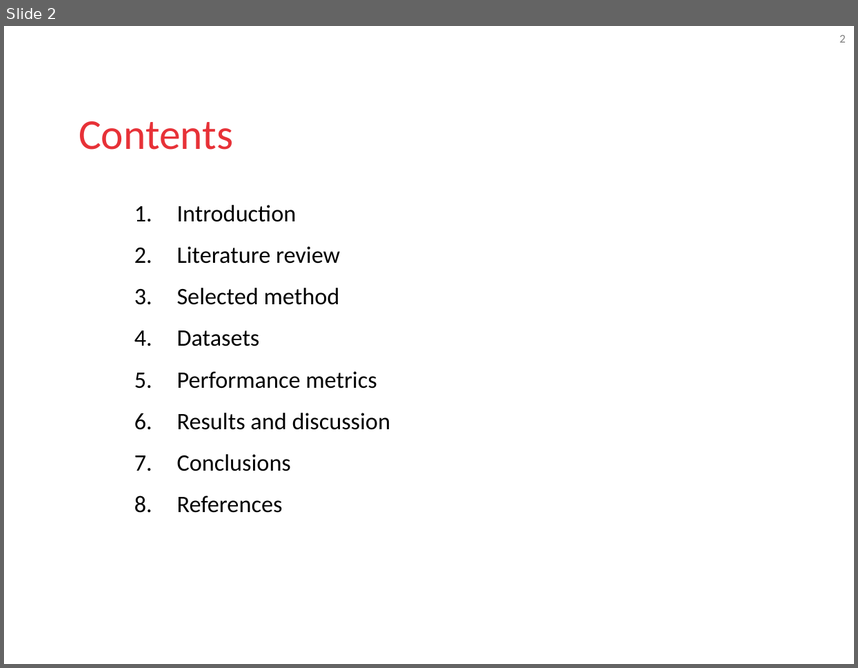
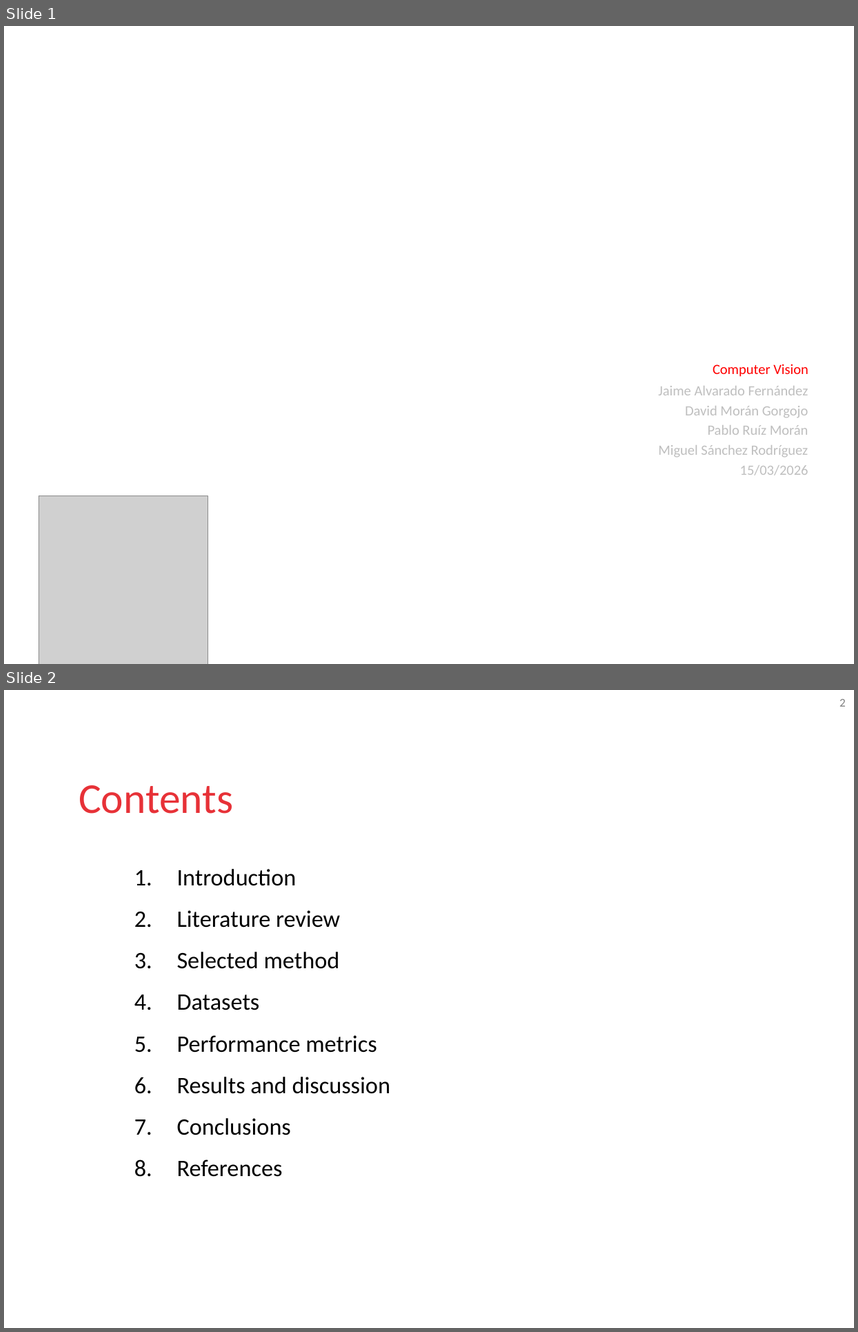
Before and after one commit to blooraayy/VA_RetoMichelin, a slide deck: docs/GIDIA_VA_Course_Project_Presentations.pptx. Shown one above the other, each under a label of ours: slide 2 before the commit, slides 1 and 2 after it. The pictures are 858x668 and 858x1332 pixels, drawn with LibreOffice and Linux fonts; fonts in the diff are those of the drawing; grey boxes stand for pictures; background and template pictures are left out. Boxes give left, top, right and bottom in pixels: in the first picture for what was removed or moved away, otherwise in the second. Text is boxed around its words. In the diff, an @@ line names an element or a change of style, - is before the commit and + after.

Commit message:
Selected Method Pablo, Literature Review Pablo & Datasets slides

```diff
--- a/docs/GIDIA_VA_Course_Project_Presentations.pptx
+++ b/docs/GIDIA_VA_Course_Project_Presentations.pptx
@@ slide 1 added at box(4, 26, 854, 664), background #FFFFFF @@
@@ text added at box(713, 364, 809, 377), 12 pt, text #FF0000 @@
+Computer Vision
@@ text added at box(658, 385, 809, 475), 12 pt, text #BFBFBF @@
+Jaime Alvarado Fernández
+David Morán Gorgojo
+Pablo Ruíz Morán
+Miguel Sánchez Rodríguez
+15/03/2026
@@ picture added at box(39, 496, 208, 664) @@
```
Also in this commit, not shown: 2 slides changed, 3 other slides added, 1 slide removed.
